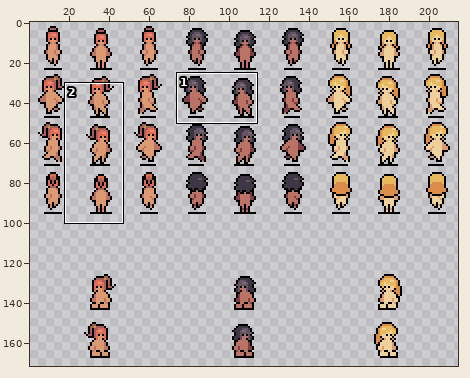
One commit to this pixel-art file: ART/Jacson/Sprites/Friends.aseprite. Above: a wide view before the commit, with the close-up outlined.
Close-up. Before the edit:
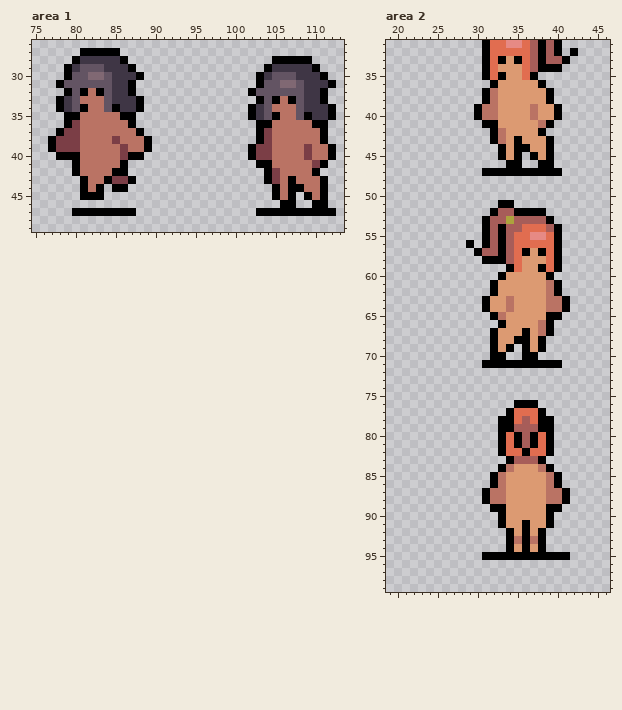
288x192 pixels, 1 frame. Shown: area 1: x 75..113, y 26..49; area 2: x 19..46, y 31..99. The wide view leaves out empty margins.
Now the later version:
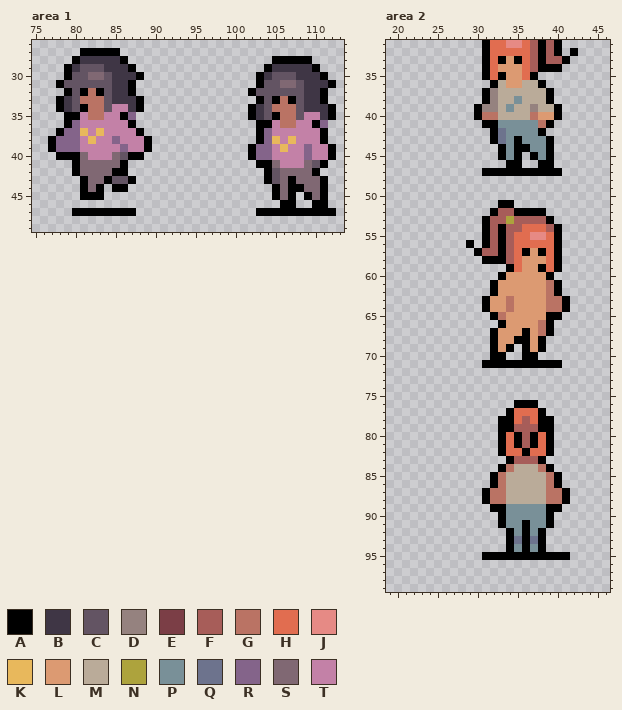
Palette (. is transparent): A #000000  B #3f3645  C #635463  D #95827f  E #7b3e46  F #a75d59  G #ba7364  H #e16d50  J #e68a85  K #e8b85c  L #dc9a72  M #baab99  N #ada33d  P #799098  Q #6d738d  R #84648a  S #806873  T #c381a7
The edit:
layer "Clothes" added
Changed rows in their new state; - is an unchanged pixel.
Area 1, layer "Clothes":
first column x 78:
34 -------TT-------------------------
35 ---T--TT-R---------------------TT-
36 --RTTTTTT------------------T--TT-R
37 -RRKTKTTTT----------------RTTTTTT-
38 RRRTKTTRTTT---------------RKTKTTT-
39 RRRTTTTTRTT--------------RRTKTTRTT
40 ---STTTSC----------------RRTTTTRTT
41 ---SSSSS-------------------STTTSC-
42 ---SSSS--------------------CSSSS--
43 ----SS-CC------------------CS-SSS-
44 ----S-----------------------S--SS-
45 ----------------------------S---S-
Area 2, layer "Clothes":
first column x 31:
 36 --M--MM--
 37 -DMMMMMM-
 38 -DMMPMMM-
 39 DDMPMMDMM
 40 --MMMM---
 41 --PPPPP--
 42 --QPPPP--
 43 --QP-PPP-
 44 ---P--PP-
 45 ---P---P-
first column x 34:
 84 -MMM-
 85 MMMMM
 86 MMMMM
 87 MMMMM
 88 MMMMM
 89 PPPPP
 90 PPPPP
 91 PP-PP
 92 -P-P-
 93 -Q-Q-
 94 -P-P-
Where, in picture pixels (left, top, right, bottom), the same in both close-ups:
changed: (56, 104, 144, 192)
changed: (256, 112, 328, 200)
changed: (482, 80, 554, 160)
changed: (506, 464, 546, 552)
